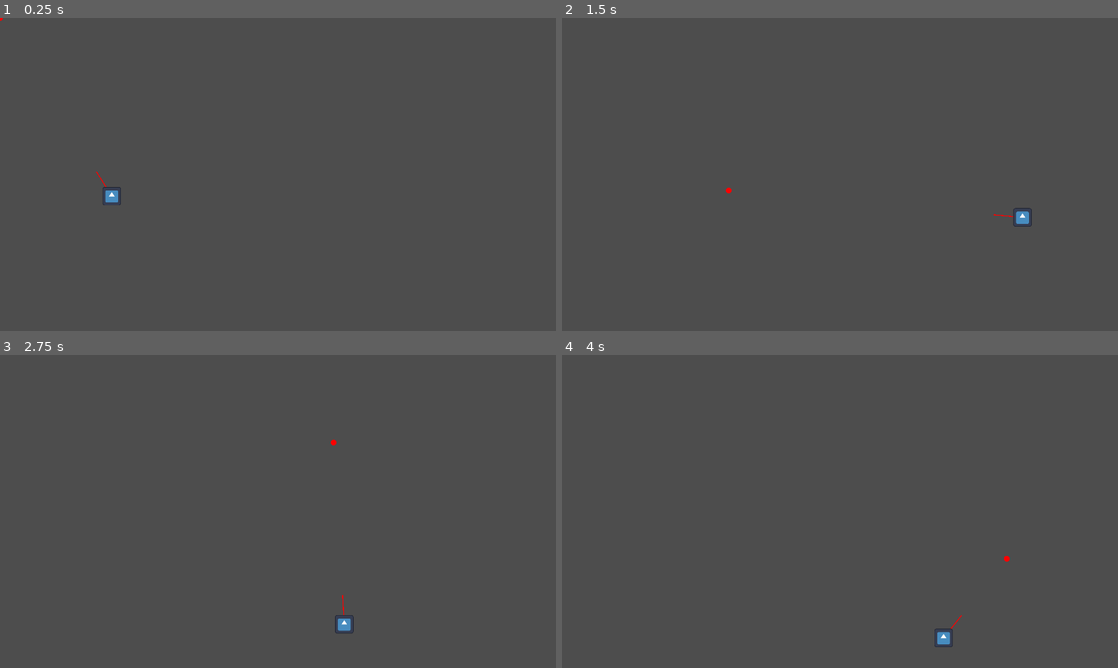
Above: before the commit, frames 1-4 (two rows, left to right).
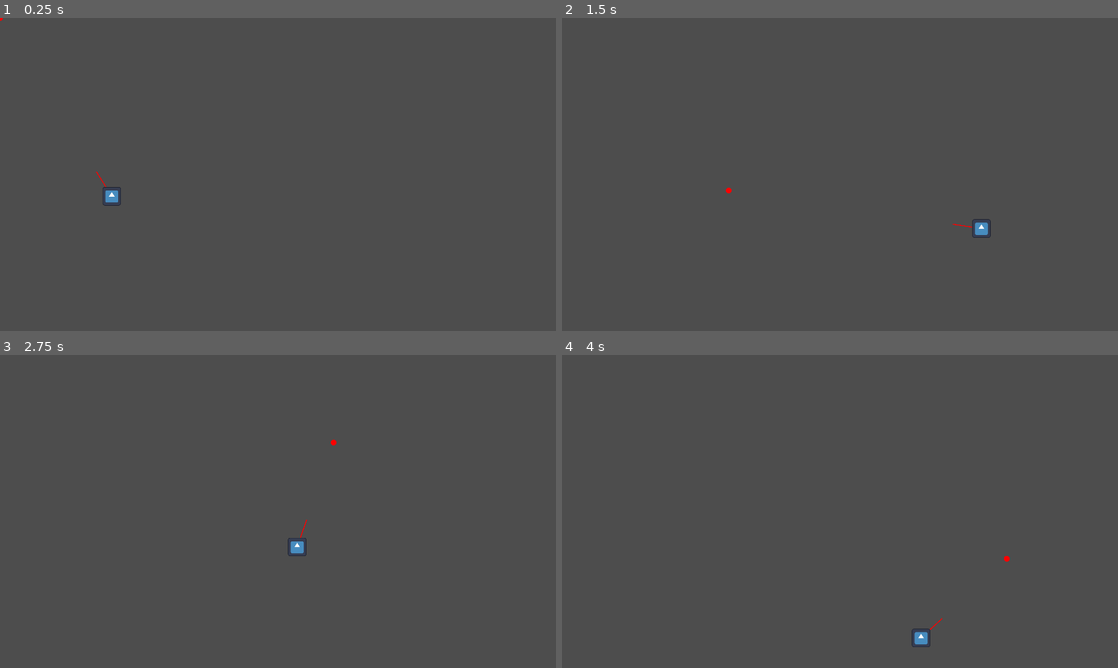
Above: after the commit, the same moments.

Repository: leogeier/ggj24-lasercats
Game: Godot game, scene res://main.tscn
Same seed, same stepped clock (60 frames per second), same inputs: the game is played once before the commit and once after it. The engine's default icon, where the game draws it, is replaced by a stand-in: a white triangle on a blue panel in a dark square.
Inputs (mouse positions are in pixels of both pictures, inside the frame that each line leads up to):
- Up to frame 1 (0.25 s): no input
- Up to frame 2 (1.5 s): move the mouse to (962, 158) at 0.52 s; move the mouse to (728, 190) at 1.27 s
- Up to frame 3 (2.75 s): move the mouse to (333, 442) at 2.02 s
- Up to frame 4 (4 s): move the mouse to (812, 574) at 2.77 s; move the mouse to (1006, 558) at 3.52 s

The runs differ from the first frame. In frame 1, less than 0.1% of the frame differs, in the area x 17-22%, y 50-60%; in frame 2, 0.3%, in the area x 70-85%, y 60-71%; in frame 3, 0.3%; in frame 4, 0.3%.

Commit message:
even more cat stuff

Diff:
--- a/game/main.tscn
+++ b/game/main.tscn
@@ -9,10 +9,15 @@
 [sub_resource type="WorldBoundaryShape2D" id="WorldBoundaryShape2D_3ysrg"]
 
 [sub_resource type="PhysicsMaterial" id="PhysicsMaterial_5ruui"]
-friction = 0.45
+friction = 0.12
 
 [sub_resource type="RectangleShape2D" id="RectangleShape2D_2ywyu"]
 size = Vector2(420, 20)
+
+[sub_resource type="PhysicsMaterial" id="PhysicsMaterial_t6f1c"]
+rough = true
+
+[sub_resource type="CircleShape2D" id="CircleShape2D_f34vw"]
 
 [sub_resource type="RectangleShape2D" id="RectangleShape2D_r5jye"]
 size = Vector2(34, 112)
@@ -45,12 +50,25 @@
 [node name="CollisionShape2D" type="CollisionShape2D" parent="StaticBody2D3"]
 shape = SubResource("RectangleShape2D_2ywyu")
 
-[node name="StaticBody2D4" type="StaticBody2D" parent="."]
+[node name="StaticBody2D4" type="RigidBody2D" parent="."]
 position = Vector2(1249, 337)
 physics_material_override = SubResource("PhysicsMaterial_5ruui")
+gravity_scale = 0.5
 
 [node name="CollisionShape2D" type="CollisionShape2D" parent="StaticBody2D4"]
 shape = SubResource("RectangleShape2D_2ywyu")
+
+[node name="StaticBody2D8" type="StaticBody2D" parent="."]
+position = Vector2(1283, 430)
+physics_material_override = SubResource("PhysicsMaterial_t6f1c")
+
+[node name="CollisionShape2D" type="CollisionShape2D" parent="StaticBody2D8"]
+position = Vector2(-129, -71)
+shape = SubResource("CircleShape2D_f34vw")
+
+[node name="CollisionShape2D2" type="CollisionShape2D" parent="StaticBody2D8"]
+position = Vector2(71, -71)
+shape = SubResource("CircleShape2D_f34vw")
 
 [node name="StaticBody2D5" type="StaticBody2D" parent="."]
 position = Vector2(836, 547)
--- a/game/project.godot
+++ b/game/project.godot
@@ -28,7 +28,7 @@
 
 [physics]
 
-common/max_physics_steps_per_frame=30
+common/physics_ticks_per_second=180
 2d/default_gravity=9800.0
 
 [rendering]
--- a/game/scenes/cat/cat.gd
+++ b/game/scenes/cat/cat.gd
@@ -1,15 +1,13 @@
 extends RigidBody2D
 
-@export var horizontal_forward_force = 10000
+@export var horizontal_forward_force = 9000
 @export var jump_force = 3000
 @export var jump_flick_threshold = 100
+@export var just_landed_slowdown = 0.5
+@export var horizontal_deadzone = 5
 
 var last_laser_pointer_position = Vector2.ZERO
 var laser_pointer
-
-#func _input(event):
-	#if event is InputEventMouseMotion:
-		#last_laser_pointer_position = event.position
 
 func is_on_ground():
 	return not %GroundCheck.get_overlapping_bodies().is_empty()
@@ -37,9 +35,14 @@
 	last_laser_pointer_position = pos
 
 func _integrate_forces(state):
-	var laser_dir = position.direction_to(last_laser_pointer_position)
+	var relative_laser_pos = last_laser_pointer_position - position
+	var laser_dir = relative_laser_pos.normalized()
+
 	var force = Vector2.ZERO
-	force.x = laser_dir.x * horizontal_forward_force if is_on_ground() else 0
+	print(relative_laser_pos.x)
+	if is_on_ground() and abs(relative_laser_pos.x) > horizontal_deadzone:
+		var horizontal_slowdown = 1.0 if is_jump_cooldown_complete() else just_landed_slowdown
+		force.x = laser_dir.x * horizontal_forward_force * horizontal_slowdown
 	state.apply_central_force(force)
 
 	if is_on_ground() and is_jump_cooldown_complete():
--- a/game/scenes/cat/cat.tscn
+++ b/game/scenes/cat/cat.tscn
@@ -40,9 +40,14 @@
 collision_mask = 2
 
 [node name="CollisionShape2D" type="CollisionShape2D" parent="LaserCheck"]
+visible = false
 position = Vector2(-1, -157)
 shape = SubResource("CapsuleShape2D_fi3d3")
 
 [node name="JumpTimer" type="Timer" parent="."]
 wait_time = 0.207
 one_shot = true
+
+[node name="JustLandedTimer" type="Timer" parent="."]
+wait_time = 0.539
+one_shot = true
Not shown: 1 places in game/main.tscn that only renumber resources
